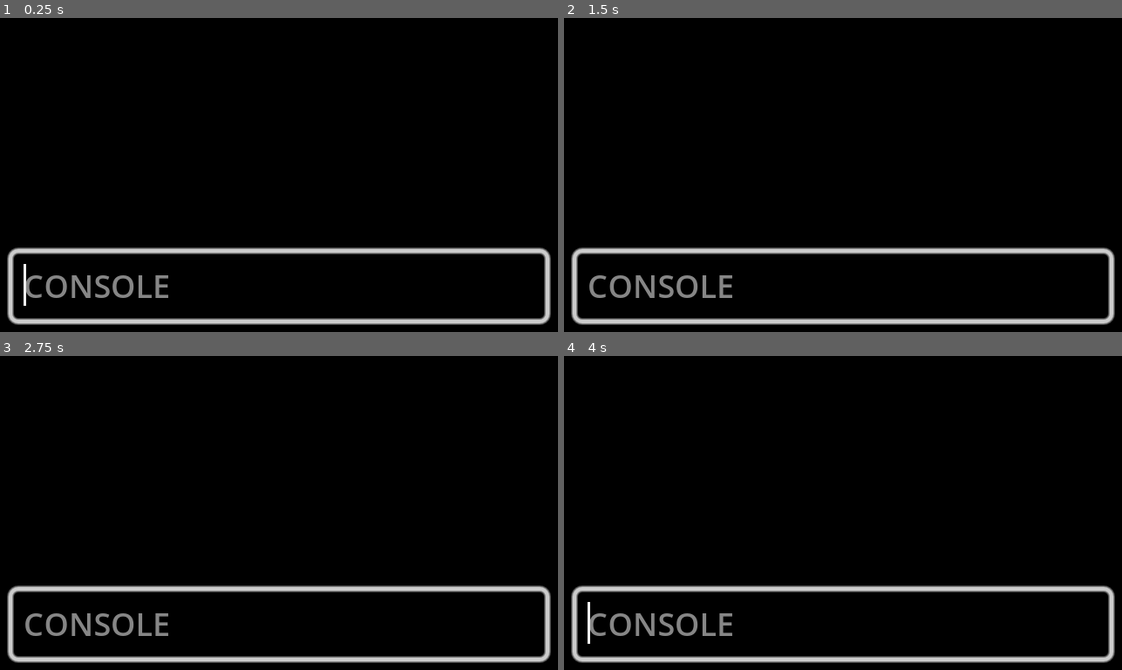
Above: before the commit, frames 1-4 (two rows, left to right).
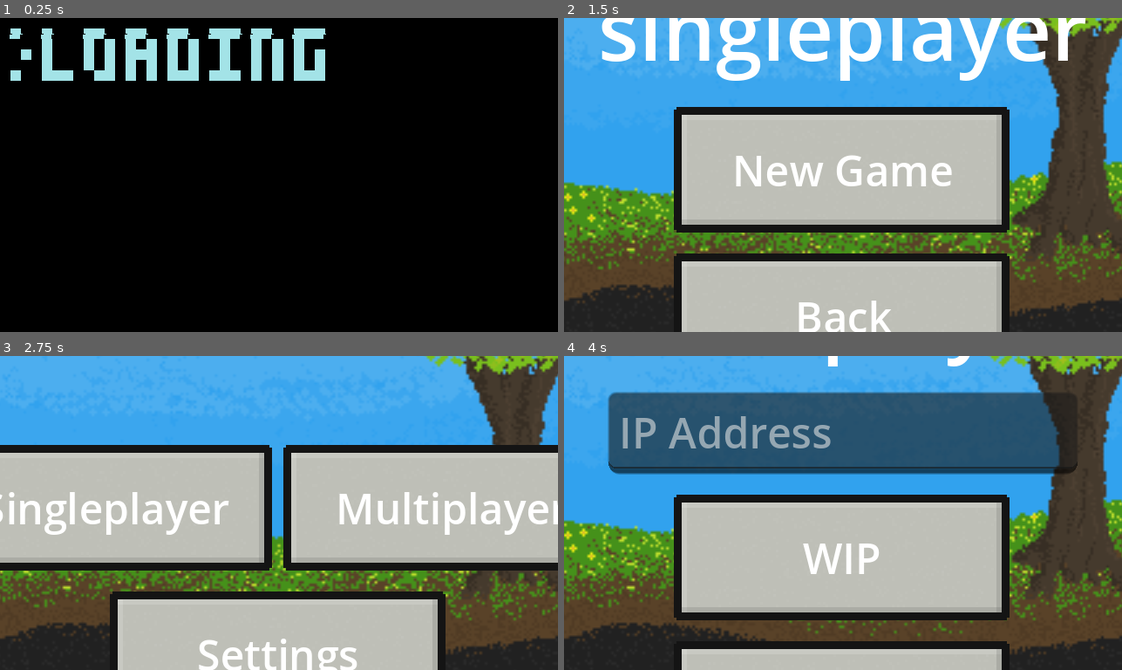
Above: after the commit, the same moments.

Repository: RemRemEgg/untitledgame3
Game: Godot game, scene res://scenes/ui/startup.tscn
Two runs of this game, one before a commit and one after it. Both use one fixed random seed, a clock stepped at 60 frames per second and the inputs below. Before the commit the project starts from res://scenes/ui/main_menu.tscn.
Inputs (mouse positions are in pixels of both pictures, inside the frame that each line leads up to):
- Up to frame 1 (0.25 s): no input
- Up to frame 2 (1.5 s): click (843, 316) at 0.5 s, where only the run before the commit has a clickable "Settings"; click (670, 168) at 1.25 s, where only the run after the commit has a clickable "Singleplayer"
- Up to frame 3 (2.75 s): click (279, 654) at 2 s, where only the run after the commit has a clickable "Back"
- Up to frame 4 (4 s): click (1015, 506) at 2.75 s, where only the run after the commit has a clickable "Multiplayer"; click (843, 556) at 3.5 s, where only the run after the commit has a clickable "WIP"

The runs differ from the first frame. In frame 1, 10% of the frame differs, in the area x 1-99%, y 3-98%; in frame 2, 94%, in the area x 0-100%, y 0-100%; in frame 3, 92%; in frame 4, 93%.

Commit message:
main menu improvements

Diff:
--- /dev/null
+++ b/assets/other/ui_theme_small.tres
@@ -0,0 +1,11 @@
+[gd_resource type="Theme" load_steps=2 format=3 uid="uid://dgcxu3djicdjt"]
+
+[sub_resource type="SystemFont" id="SystemFont_m3s5m"]
+font_names = PackedStringArray("Rockwell")
+font_weight = 300
+subpixel_positioning = 0
+oversampling = 4.0
+
+[resource]
+default_font = SubResource("SystemFont_m3s5m")
+default_font_size = 16
--- a/assets/shaders/slow_glitch.gdshader
+++ b/assets/shaders/slow_glitch.gdshader
@@ -4,6 +4,6 @@
 	vec2 pos = UV;
 	float vez = float(int(TIME * 24.0) % 38) / 28.0;
 	if (pos.y >= vez && pos.y < vez + TEXTURE_PIXEL_SIZE.y * 0.5)
-		pos.x += TEXTURE_PIXEL_SIZE.x * 0.25 * sign(pos.y - vez - TEXTURE_PIXEL_SIZE.y * 0.25);
+		pos.x += TEXTURE_PIXEL_SIZE.x * 0.125 * sign(pos.y - vez - TEXTURE_PIXEL_SIZE.y * 0.125);
 	COLOR = texture(TEXTURE, pos);
 }
--- a/project.godot
+++ b/project.godot
@@ -12,7 +12,7 @@
 
 config/name="untitledgame3"
 config/tags=PackedStringArray("procedural")
-run/main_scene="res://scenes/ui/main_menu.tscn"
+run/main_scene="res://scenes/ui/startup.tscn"
 config/features=PackedStringArray("4.2", "Forward Plus")
 boot_splash/show_image=false
 config/icon="res://assets/textures/ui/ug3.png"
@@ -89,6 +89,11 @@
 "events": [Object(InputEventKey,"resource_local_to_scene":false,"resource_name":"","device":-1,"window_id":0,"alt_press …(182 unchanged characters)…
 ]
 }
+esc={
+"deadzone": 0.5,
+"events": [Object(InputEventKey,"resource_local_to_scene":false,"resource_name":"","device":-1,"window_id":0,"alt_pressed":false,"shift_pressed":false,"ctrl_pressed":false,"meta_pressed":false,"pressed":false,"keycode":0,"physical_keycode":4194305,"key_label":0,"unicode":0,"echo":false,"script":null)
+]
+}
 
 [layer_names]
 
--- a/scenes/ui/console.tscn
+++ b/scenes/ui/console.tscn
@@ -1,7 +1,15 @@
-[gd_scene load_steps=3 format=3 uid="uid://ew74okhmtdkw"]
+[gd_scene load_steps=4 format=3 uid="uid://ew74okhmtdkw"]
 
 [ext_resource type="Script" path="res://scripts/console.gd" id="1_p0j8e"]
-[ext_resource type="Theme" uid="uid://buffpyiljjxes" path="res://assets/other/ui_theme.tres" id="2_u6p5c"]
+
+[sub_resource type="SystemFont" id="SystemFont_m3s5m"]
+font_names = PackedStringArray("Rockwell")
+subpixel_positioning = 0
+oversampling = 4.0
+
+[sub_resource type="Theme" id="Theme_2axu8"]
+default_font = SubResource("SystemFont_m3s5m")
+default_font_size = 32
 
 [node name="console" type="CanvasLayer"]
 script = ExtResource("1_p0j8e")
@@ -12,7 +20,7 @@
 anchor_bottom = 1.0
 grow_horizontal = 2
 grow_vertical = 2
-color = Color(0, 0, 0, 1)
+color = Color(0.0196078, 0.0196078, 0.0196078, 1)
 
 [node name="margin" type="MarginContainer" parent="."]
 anchors_preset = 15
@@ -41,7 +49,7 @@
 [node name="input" type="LineEdit" parent="margin/vbox"]
 layout_mode = 2
 size_flags_vertical = 8
-theme = ExtResource("2_u6p5c")
+theme = SubResource("Theme_2axu8")
 theme_override_font_sizes/font_size = 12
 text = "CONSOLE"
 placeholder_text = "CONSOLE"
--- a/scenes/ui/main_menu.tscn
+++ b/scenes/ui/main_menu.tscn
@@ -1,12 +1,21 @@
-[gd_scene load_steps=9 format=3 uid="uid://ch07baps1p0bg"]
+[gd_scene load_steps=11 format=3 uid="uid://ch07baps1p0bg"]
 
 [ext_resource type="Script" path="res://scripts/main_menu.gd" id="1_cnpwn"]
 [ext_resource type="Texture2D" uid="uid://bxs1frc7lrmxi" path="res://assets/textures/ui/background.png" id="2_7gg1u"]
-[ext_resource type="Theme" uid="uid://buffpyiljjxes" path="res://assets/other/ui_theme.tres" id="3_8aq2h"]
 [ext_resource type="Shader" path="res://assets/shaders/slow_glitch.gdshader" id="3_dyben"]
 [ext_resource type="Texture2D" uid="uid://d15xv4nnym4c3" path="res://assets/textures/ui/loading.png" id="4_5v88m"]
 [ext_resource type="Texture2D" uid="uid://bfppsujvb7qhi" path="res://assets/textures/ui/button.png" id="4_ir5is"]
+[ext_resource type="Theme" uid="uid://dgcxu3djicdjt" path="res://assets/other/ui_theme_small.tres" id="5_ef1u6"]
 [ext_resource type="Script" path="res://scripts/main_menu_buttons.gd" id="5_u2a4g"]
+
+[sub_resource type="SystemFont" id="SystemFont_m3s5m"]
+font_names = PackedStringArray("Rockwell")
+subpixel_positioning = 0
+oversampling = 4.0
+
+[sub_resource type="Theme" id="Theme_2axu8"]
+default_font = SubResource("SystemFont_m3s5m")
+default_font_size = 32
 
 [sub_resource type="ShaderMaterial" id="ShaderMaterial_4xq4q"]
 shader = ExtResource("3_dyben")
@@ -31,15 +40,7 @@
 texture = ExtResource("2_7gg1u")
 stretch_mode = 6
 
-[node name="menu" type="Control" parent="."]
-layout_mode = 1
-anchors_preset = 15
-anchor_right = 1.0
-anchor_bottom = 1.0
-grow_horizontal = 2
-grow_vertical = 2
-
-[node name="margin" type="MarginContainer" parent="menu"]
+[node name="margin" type="MarginContainer" parent="."]
 layout_mode = 1
 anchors_preset = 15
 anchor_right = 1.0
@@ -51,101 +52,315 @@
 theme_override_constants/margin_right = 12
 theme_override_constants/margin_bottom = 12
 
-[node name="vbox" type="VBoxContainer" parent="menu/margin"]
-layout_mode = 2
+[node name="main" type="Control" parent="margin"]
+layout_mode = 2
+size_flags_horizontal = 4
+
+[node name="vbox" type="VBoxContainer" parent="margin/main"]
+layout_mode = 1
+anchors_preset = 8
+anchor_left = 0.5
+anchor_top = 0.5
+anchor_right = 0.5
+anchor_bottom = 0.5
+offset_left = -130.0
+offset_top = -168.0
+offset_right = 130.0
+offset_bottom = 168.0
+grow_horizontal = 2
+grow_vertical = 2
 size_flags_horizontal = 4
 theme_override_constants/separation = 64
 alignment = 1
 
-[node name="title" type="Label" parent="menu/margin/vbox"]
-layout_mode = 2
-theme = ExtResource("3_8aq2h")
+[node name="title" type="Label" parent="margin/main/vbox"]
+layout_mode = 2
+size_flags_horizontal = 4
+theme = SubResource("Theme_2axu8")
 text = "untitledgame3"
 
-[node name="vbox" type="VBoxContainer" parent="menu/margin/vbox"]
-layout_mode = 2
-size_flags_horizontal = 4
+[node name="vbox" type="VBoxContainer" parent="margin/main/vbox"]
+layout_mode = 2
+size_flags_horizontal = 4
+size_flags_vertical = 4
 theme_override_constants/separation = 8
 alignment = 1
 
-[node name="new_game" type="TextureButton" parent="menu/margin/vbox/vbox"]
-layout_mode = 2
-size_flags_horizontal = 0
+[node name="h_box_container" type="HBoxContainer" parent="margin/main/vbox/vbox"]
+layout_mode = 2
+
+[node name="singleplayer" type="TextureButton" parent="margin/main/vbox/vbox/h_box_container"]
+layout_mode = 2
+size_flags_horizontal = 4
+size_flags_vertical = 4
+texture_normal = ExtResource("4_ir5is")
+script = ExtResource("5_u2a4g")
+function = "to_singleplayer"
+
+[node name="text" type="Label" parent="margin/main/vbox/vbox/h_box_container/singleplayer"]
+layout_mode = 1
+anchors_preset = 8
+anchor_left = 0.5
+anchor_top = 0.5
+anchor_right = 0.5
+anchor_bottom = 0.5
+offset_left = -42.5
+offset_top = -11.5
+offset_right = 42.5
+offset_bottom = 11.5
+grow_horizontal = 2
+grow_vertical = 2
+theme = SubResource("Theme_2axu8")
+theme_override_font_sizes/font_size = 16
+text = "Singleplayer"
+horizontal_alignment = 1
+vertical_alignment = 1
+
+[node name="multiplayer" type="TextureButton" parent="margin/main/vbox/vbox/h_box_container"]
+layout_mode = 2
+size_flags_horizontal = 4
+size_flags_vertical = 4
+texture_normal = ExtResource("4_ir5is")
+script = ExtResource("5_u2a4g")
+function = "to_multiplayer"
+
+[node name="text" type="Label" parent="margin/main/vbox/vbox/h_box_container/multiplayer"]
+layout_mode = 1
+anchors_preset = 8
+anchor_left = 0.5
+anchor_top = 0.5
+anchor_right = 0.5
+anchor_bottom = 0.5
+offset_left = -42.5
+offset_top = -11.5
+offset_right = 42.5
+offset_bottom = 11.5
+grow_horizontal = 2
+grow_vertical = 2
+theme = SubResource("Theme_2axu8")
+theme_override_font_sizes/font_size = 16
+text = "Multiplayer"
+horizontal_alignment = 1
+vertical_alignment = 1
+
+[node name="settings" type="TextureButton" parent="margin/main/vbox/vbox"]
+layout_mode = 2
+size_flags_horizontal = 4
+size_flags_vertical = 4
+texture_normal = ExtResource("4_ir5is")
+script = ExtResource("5_u2a4g")
+function = "settings"
+
+[node name="text" type="Label" parent="margin/main/vbox/vbox/settings"]
+layout_mode = 1
+anchors_preset = 8
+anchor_left = 0.5
+anchor_top = 0.5
+anchor_right = 0.5
+anchor_bottom = 0.5
+offset_left = -42.5
+offset_top = -11.5
+offset_right = 42.5
+offset_bottom = 11.5
+grow_horizontal = 2
+grow_vertical = 2
+theme = SubResource("Theme_2axu8")
+theme_override_font_sizes/font_size = 16
+text = "Settings"
+horizontal_alignment = 1
+vertical_alignment = 1
+
+[node name="exit" type="TextureButton" parent="margin/main/vbox/vbox"]
+layout_mode = 2
+size_flags_horizontal = 4
+size_flags_vertical = 4
+texture_normal = ExtResource("4_ir5is")
+script = ExtResource("5_u2a4g")
+function = "exit"
+
+[node name="text" type="Label" parent="margin/main/vbox/vbox/exit"]
+layout_mode = 1
+anchors_preset = 8
+anchor_left = 0.5
+anchor_top = 0.5
+anchor_right = 0.5
+anchor_bottom = 0.5
+offset_left = -42.5
+offset_top = -11.5
+offset_right = 42.5
+offset_bottom = 11.5
+grow_horizontal = 2
+grow_vertical = 2
+theme = SubResource("Theme_2axu8")
+theme_override_font_sizes/font_size = 16
+text = "Exit"
+horizontal_alignment = 1
+vertical_alignment = 1
+
+[node name="singleplayer" type="Control" parent="margin"]
+visible = false
+layout_mode = 2
+
+[node name="vbox" type="VBoxContainer" parent="margin/singleplayer"]
+layout_mode = 1
+anchors_preset = 8
+anchor_left = 0.5
+anchor_top = 0.5
+anchor_right = 0.5
+anchor_bottom = 0.5
+offset_left = -188.5
+offset_top = -168.0
+offset_right = 188.5
+offset_bottom = 168.0
+grow_horizontal = 2
+grow_vertical = 2
+size_flags_horizontal = 4
+theme_override_constants/separation = 8
+alignment = 1
+
+[node name="title" type="Label" parent="margin/singleplayer/vbox"]
+layout_mode = 2
+size_flags_horizontal = 4
+theme = SubResource("Theme_2axu8")
+text = "singleplayer"
+
+[node name="new" type="TextureButton" parent="margin/singleplayer/vbox"]
+layout_mode = 2
+size_flags_horizontal = 4
 size_flags_vertical = 4
 texture_normal = ExtResource("4_ir5is")
 script = ExtResource("5_u2a4g")
 function = "new_game"
 
-[node name="text" type="Label" parent="menu/margin/vbox/vbox/new_game"]
-layout_mode = 1
-anchors_preset = 8
-anchor_left = 0.5
-anchor_top = 0.5
-anchor_right = 0.5
-anchor_bottom = 0.5
-offset_left = -42.5
-offset_top = -11.5
-offset_right = 42.5
-offset_bottom = 11.5
-grow_horizontal = 2
-grow_vertical = 2
-theme = ExtResource("3_8aq2h")
+[node name="text" type="Label" parent="margin/singleplayer/vbox/new"]
+layout_mode = 1
+anchors_preset = 8
+anchor_left = 0.5
+anchor_top = 0.5
+anchor_right = 0.5
+anchor_bottom = 0.5
+offset_left = -42.5
+offset_top = -11.5
+offset_right = 42.5
+offset_bottom = 11.5
+grow_horizontal = 2
+grow_vertical = 2
+theme = SubResource("Theme_2axu8")
 theme_override_font_sizes/font_size = 16
 text = "New Game"
 horizontal_alignment = 1
 vertical_alignment = 1
 
-[node name="settings" type="TextureButton" parent="menu/margin/vbox/vbox"]
-layout_mode = 2
-size_flags_horizontal = 0
-size_flags_vertical = 4
-texture_normal = ExtResource("4_ir5is")
-script = ExtResource("5_u2a4g")
-function = "settings"
-
-[node name="text" type="Label" parent="menu/margin/vbox/vbox/settings"]
-layout_mode = 1
-anchors_preset = 8
-anchor_left = 0.5
-anchor_top = 0.5
-anchor_right = 0.5
-anchor_bottom = 0.5
-offset_left = -42.5
-offset_top = -11.5
-offset_right = 42.5
-offset_bottom = 11.5
-grow_horizontal = 2
-grow_vertical = 2
-theme = ExtResource("3_8aq2h")
-theme_override_font_sizes/font_size = 16
-text = "Settings"
-horizontal_alignment = 1
-vertical_alignment = 1
-
-[node name="exit" type="TextureButton" parent="menu/margin/vbox/vbox"]
-layout_mode = 2
-size_flags_horizontal = 0
-size_flags_vertical = 4
-texture_normal = ExtResource("4_ir5is")
-script = ExtResource("5_u2a4g")
-function = "exit"
-
-[node name="text" type="Label" parent="menu/margin/vbox/vbox/exit"]
-layout_mode = 1
-anchors_preset = 8
-anchor_left = 0.5
-anchor_top = 0.5
-anchor_right = 0.5
-anchor_bottom = 0.5
-offset_left = -42.5
-offset_top = -11.5
-offset_right = 42.5
-offset_bottom = 11.5
-grow_horizontal = 2
-grow_vertical = 2
-theme = ExtResource("3_8aq2h")
-theme_override_font_sizes/font_size = 16
-text = "Exit"
+[node name="back" type="TextureButton" parent="margin/singleplayer/vbox"]
+layout_mode = 2
+size_flags_horizontal = 4
+size_flags_vertical = 4
+texture_normal = ExtResource("4_ir5is")
+script = ExtResource("5_u2a4g")
+function = "back"
+
+[node name="text" type="Label" parent="margin/singleplayer/vbox/back"]
+layout_mode = 1
+anchors_preset = 8
+anchor_left = 0.5
+anchor_top = 0.5
+anchor_right = 0.5
+anchor_bottom = 0.5
+offset_left = -42.5
+offset_top = -11.5
+offset_right = 42.5
+offset_bottom = 11.5
+grow_horizontal = 2
+grow_vertical = 2
+theme = SubResource("Theme_2axu8")
+theme_override_font_sizes/font_size = 16
+text = "Back"
+horizontal_alignment = 1
+vertical_alignment = 1
+
+[node name="multiplayer" type="Control" parent="margin"]
+visible = false
+layout_mode = 2
+
+[node name="vbox" type="VBoxContainer" parent="margin/multiplayer"]
+layout_mode = 1
+anchors_preset = 8
+anchor_left = 0.5
+anchor_top = 0.5
+anchor_right = 0.5
+anchor_bottom = 0.5
+offset_left = -84.0
+offset_top = -168.0
+offset_right = 84.0
+offset_bottom = 168.0
+grow_horizontal = 2
+grow_vertical = 2
+size_flags_horizontal = 4
+theme_override_constants/separation = 8
+alignment = 1
+
+[node name="title" type="Label" parent="margin/multiplayer/vbox"]
+layout_mode = 2
+size_flags_horizontal = 4
+theme = SubResource("Theme_2axu8")
+text = "multiplayer"
+
+[node name="ip_input" type="LineEdit" parent="margin/multiplayer/vbox"]
+layout_mode = 2
+theme = ExtResource("5_ef1u6")
+placeholder_text = "IP Address"
+
+[node name="join" type="TextureButton" parent="margin/multiplayer/vbox"]
+layout_mode = 2
+size_flags_horizontal = 4
+size_flags_vertical = 4
+texture_normal = ExtResource("4_ir5is")
+script = ExtResource("5_u2a4g")
+function = "join_game"
+
+[node name="text" type="Label" parent="margin/multiplayer/vbox/join"]
+layout_mode = 1
+anchors_preset = 8
+anchor_left = 0.5
+anchor_top = 0.5
+anchor_right = 0.5
+anchor_bottom = 0.5
+offset_left = -42.5
+offset_top = -11.5
+offset_right = 42.5
+offset_bottom = 11.5
+grow_horizontal = 2
+grow_vertical = 2
+theme = SubResource("Theme_2axu8")
+theme_override_font_sizes/font_size = 16
+text = "WIP"
+horizontal_alignment = 1
+vertical_alignment = 1
+
+[node name="back" type="TextureButton" parent="margin/multiplayer/vbox"]
+layout_mode = 2
+size_flags_horizontal = 4
+size_flags_vertical = 4
+texture_normal = ExtResource("4_ir5is")
+script = ExtResource("5_u2a4g")
+function = "back"
+
+[node name="text" type="Label" parent="margin/multiplayer/vbox/back"]
+layout_mode = 1
+anchors_preset = 8
+anchor_left = 0.5
+anchor_top = 0.5
+anchor_right = 0.5
+anchor_bottom = 0.5
+offset_left = -42.5
+offset_top = -11.5
+offset_right = 42.5
+offset_bottom = 11.5
+grow_horizontal = 2
+grow_vertical = 2
+theme = SubResource("Theme_2axu8")
+theme_override_font_sizes/font_size = 16
+text = "Back"
 horizontal_alignment = 1
 vertical_alignment = 1
 
--- /dev/null
+++ b/scenes/ui/startup.tscn
@@ -0,0 +1,25 @@
+[gd_scene load_steps=5 format=3 uid="uid://dxiij3r0j4fbp"]
+
+[ext_resource type="Script" path="res://scripts/startup.gd" id="1_gx0xf"]
+[ext_resource type="Shader" path="res://assets/shaders/slow_glitch.gdshader" id="1_ikira"]
+[ext_resource type="Texture2D" uid="uid://d15xv4nnym4c3" path="res://assets/textures/ui/loading.png" id="2_gnjff"]
+
+[sub_resource type="ShaderMaterial" id="ShaderMaterial_vy1ff"]
+shader = ExtResource("1_ikira")
+
+[node name="startup" type="Control"]
+layout_mode = 3
+anchors_preset = 15
+anchor_right = 1.0
+anchor_bottom = 1.0
+grow_horizontal = 2
+grow_vertical = 2
+script = ExtResource("1_gx0xf")
+
+[node name="loading_text" type="TextureRect" parent="."]
+material = SubResource("ShaderMaterial_vy1ff")
+offset_right = 40.0
+offset_bottom = 40.0
+scale = Vector2(4, 4)
+texture = ExtResource("2_gnjff")
+stretch_mode = 2
--- a/scripts/Global.gd
+++ b/scripts/Global.gd
@@ -16,7 +16,7 @@
 
 class COLLISION:
 	static var WORLD_STATIC: int = 0b0001_0001
-	static var WORLD_DYN: int =    0b0010_0010
+	static var WORLD_DYN: int =    0b0010_00100
 	static var WORLD: int = WORLD_DYN | WORLD_STATIC
 
 	static var HOSTILE_ENT: int =  0b0001_0000_0000
--- a/scripts/ItemData.gd
+++ b/scripts/ItemData.gd
@@ -51,6 +51,8 @@
 	var image: Image = Image.create_from_data(2, 2, false, Image.FORMAT_RGB8, [0,0,0,0xff,0,0xff,0xff,0,0xff,0,0,0])
 	image.resize(16, 16, 0)
 	NULL_TEXTURE = ImageTexture.create_from_image(image)
+	if NULL_TEXTURE != null: Console.print("NULL_TEXTURE created")
+	Console.print("Loading items")
 
 	register(AIR_DATA)
 	var reges: Array[ItemData] = [
@@ -58,15 +60,21 @@
 		create(ids.ROCK, "item/rock", "Rock lmao", TYPE_THROW, []),
 		create(ids.CHERRY, "item/cherry", "cherry (yummy)", TYPE_CONSUME, [])
 	]
-	for i in range(reges.size()):
-		register(reges[i])
+	REGISTRY.resize(reges.size())
+	var total_reg: int = 0
+	for i in range(reges.size()): total_reg += register(reges[i])
+	Console.print("Registered %s items, %s duplicate(s)" % [total_reg, reges.size() - total_reg])
+	REGISTRY.resize(total_reg)
 
 func _to_string() -> String: return "Item[id=%s,name=%s,type=%s]" % [reg_id, name, use_type]
 
-static func register(item: ItemData) -> void:
+static func register(item: ItemData) -> int:
 	if REGISTRY.size() <= item.reg_id: REGISTRY.resize(item.reg_id + 1)
-	if REGISTRY[item.reg_id] != null: Console.print_err("Duplicate registration for item '%s'" % item)
+	if REGISTRY[item.reg_id] != null:
+		Console.print_err("Duplicate registration for item '%s'" % item)
+		return 0
 	REGISTRY[item.reg_id] = item
+	return 1
 
 static func create(reg_id_: int, texture_path_: String, name_: String, use_type_: int, stats_: Array[float]) -> ItemData:
 	var item: ItemData = ItemData.new()
@@ -91,4 +99,6 @@
 	if !FileAccess.file_exists(path):
 		Console.print_err("Failed to load texture '%s'" % path)
 		return NULL_TEXTURE
-	return ImageTexture.create_from_image(Image.load_from_file(ProjectSettings.globalize_path(path)))
+	var texture := ImageTexture.create_from_image(Image.load_from_file(ProjectSettings.globalize_path(path)))
+	Console.print("Loading from disk: \"%s\"" % path)
+	return texture
--- a/scripts/console.gd
+++ b/scripts/console.gd
@@ -3,13 +3,13 @@
 @onready var lines: RichTextLabel = $margin/vbox/lines as RichTextLabel
 @onready var input: LineEdit = $margin/vbox/input as LineEdit
 
-var active: bool = false
+var active: bool = true
 var history: Array[String] = []
 var h_index = -1
 
 func _input(event: InputEvent) -> void:
 	if event is InputEventKey && event.is_pressed():
-		if event.is_action("dbg_console"): call_deferred("toggle")
+		if event.is_action("dbg_console") || (event.is_action("esc") && active): call_deferred("toggle")
 		if event.keycode == KEY_UP:
 			h_index = clamp(h_index +1, -1, history.size() -1)
 			input.text = ""
--- a/scripts/main_menu.gd
+++ b/scripts/main_menu.gd
@@ -1,32 +1,38 @@
 extends Control
 
-@onready var loading: Control = $loading as Control
-@onready var loading_text: TextureRect = $loading/loading_text as TextureRect
-@onready var curtain: ColorRect = $loading/curtain as ColorRect
+@onready var main_menu: Control = $margin/main as Control
+@onready var multiplayer_menu: Control = $margin/multiplayer as Control
+@onready var singleplayer_menu: Control = $margin/singleplayer as Control
 
-func _ready() -> void:
-	Engine.max_fps = 60
-	loading.visible = true
-	call_deferred("load_game")
+func _ready() -> void: pass
 
-func finish_loading() -> void:
-	for i in range(50):
-		curtain.color.a -= 0.02
-		await get_tree().create_timer(0.01).timeout
-	remove_child(loading)
-	loading.call_deferred("queue_free")
-
-func load_game() -> void:
-	ItemData.register_all()
-	await get_tree().create_timer(0).timeout
-	loading_text.visible = false
-	Entity.TEMP_CONST_PROCAI = ProcAI.generate_new()
-	finish_loading()
+func move() -> void:
+	main_menu.visible = false
+	main_menu.set_process(false)
 
 # TODO setup savefiles
 func new_game() -> void:
 	get_tree().change_scene_to_file("res://scenes/worlds/overworld.tscn")
 
+func to_singleplayer() -> void:
+	move()
+	singleplayer_menu.visible = true
+	singleplayer_menu.set_process(true)
+
+func to_multiplayer() -> void:
+	move()
+	multiplayer_menu.visible = true
+	multiplayer_menu.set_process(true)
+
+func back() -> void:
+	main_menu.visible = true
+	main_menu.set_process(true)
+
+	multiplayer_menu.visible = false
+	multiplayer_menu.set_process(false)
+	singleplayer_menu.visible = false
+	singleplayer_menu.set_process(false)
+
 # TODO make settings
 func settings() -> void: pass
 
--- /dev/null
+++ b/scripts/startup.gd
@@ -0,0 +1,19 @@
+extends Control
+
+func _ready() -> void:
+	Engine.max_fps = 60
+	call_deferred("load_game")
+
+func load_game() -> void:
+	await get_tree().create_timer(0.5).timeout
+	ItemData.register_all()
+	Entity.TEMP_CONST_PROCAI = ProcAI.generate_new()
+	#finish_loading()
+	get_tree().change_scene_to_file("res://scenes/ui/main_menu.tscn")
+
+#func finish_loading() -> void:
+	#for i in range(50):
+		##curtain.color.a -= 0.02
+		#await get_tree().create_timer(0.01).timeout
+
+func _process(delta: float) -> void: pass
